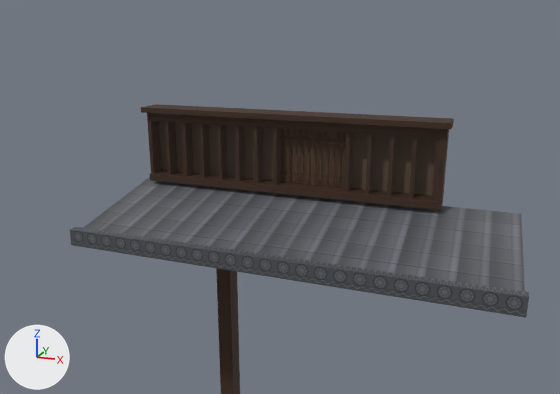
Before and after pictures for a commit that changed the Blender file blender/facade.blend.
Camera for both pictures: the file's camera 'PreviewCam'. Arrows for +X, +Y and +Z are at lower left; the lights stay in place. The older version comes first.

Objects in the first picture: 'FacadeBack', 'FacadeEaveTiles', 'FacadeFrame', 'FacadeLattice', 'FacadePost', 'FacadeRoof'.
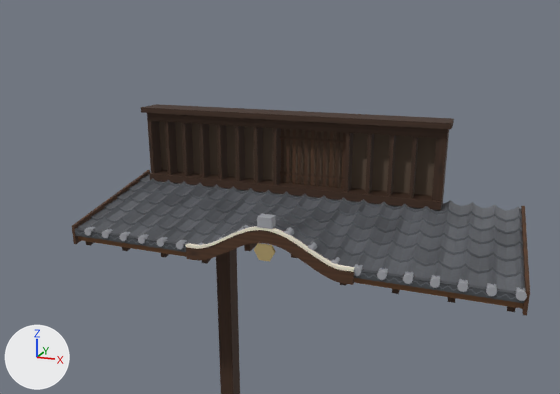
The change, as a diff of the scene's bpy script:
```diff
--- a/blender/facade.blend.py
+++ b/blender/facade.blend.py
@@ me_facaderafters @@
 me_facaderafters.from_pydata(...)  # 80 vertices, 60 faces; spans x -1.37..1.13, y -1.03..-0.25, z 2.35..2.55
 # used by ob_facaderafters; parent = ob_facade; location = (0.0, 0.0, 0.0)
+# me_facaderafters part 1
+for i in [*range(36, 40), *range(44, 48)]: me_facaderafters.vertices[i].co += Vector((0.0, 0.0, 0.12))
 me_facaderafters.materials.append(mat_facaderafter)
@@ me_facaderoof @@
 # used by ob_facaderoof; parent = ob_facade; location = (0.0, 0.0, 0.0)
-me_facaderoof.from_pydata(...)  # 8 vertices, 6 faces; spans x -1.4..1.16, y -1.06..-0.24, z 2.39..2.6
-me_facaderoof.materials.append(mat_facadetiles)  # picture img_facadetiles
+me_facaderoof.from_pydata(...)  # 294 vertices, 292 faces; spans x -1.4..1.16, y -1.06..-0.24, z 2.39..2.6
+# me_facaderoof part 2: 286 vertices added at x -1.4..1.16, y -1.06..-0.24, z 2.39..2.6
 me_facaderoof.materials.append(mat_facadesoffit)
@@ me_facadeeavetiles @@
 # used by ob_facadeeavetiles; parent = ob_facade; location = (0.0, 0.0, 0.0)
-me_facadeeavetiles.from_pydata(...)  # 8 vertices, 6 faces; spans x -1.41..1.17, y -1.11..-1.06, z 2.37..2.47
+me_facadeeavetiles.from_pydata(...)  # 164 vertices, 162 faces; spans x -1.4..1.16, y -1.08..-1.06, z 2.43..2.63
+# me_facadeeavetiles part 3: the whole mesh is rebuilt
 me_facadeeavetiles.materials.append(mat_facadeeavetiles)
@@ ob_facadeverge @@
+ob_facadeverge = bpy.data.objects.new('FacadeVerge', me_facadeverge)  # 16 vertices, 12 faces; spans x -1.41..1.17, y -1.08..-0.24, z 2.37..2.65; in mat_facaderafter (picture img_facaderafter)
+ob_facadeverge.parent = ob_facade
+ob_facadeverge.location = (0.0, 0.0, 0.0)
@@ ob_facadegegyo @@
+ob_facadegegyo = bpy.data.objects.new('FacadeGegyo', me_facadegegyo)  # 12 vertices, 12 faces; spans x -0.18..-0.06, y -1.118..-1.104, z 2.462..2.552; in mat_facadegegyo (yellow #ceb881)
+ob_facadegegyo.parent = ob_facade
+ob_facadegegyo.location = (0.0, 0.0, 0.0)
@@ ob_facadeonita @@
+ob_facadeonita = bpy.data.objects.new('FacadeOnita', me_facadeonita)  # a box spanning x -0.16..-0.08, y -1.112..-1.054, z 2.644..2.702; in mat_facaderoundends (grey #a2a4aa)
+ob_facadeonita.parent = ob_facade
+ob_facadeonita.location = (0.0, 0.0, 0.0)
@@ ob_facadegabletrim @@
+ob_facadegabletrim = bpy.data.objects.new('FacadeGableTrim', me_facadegabletrim)  # 148 vertices, 146 faces; spans x -0.6..0.36, y -1.11..-1.082, z 2.47..2.644; in mat_facadetrim (pale yellow #efe7d4)
+ob_facadegabletrim.parent = ob_facade
+ob_facadegabletrim.location = (0.0, 0.0, 0.0)
@@ ob_facadegable @@
+ob_facadegable = bpy.data.objects.new('FacadeGable', me_facadegable)  # 148 vertices, 146 faces; spans x -0.6..0.36, y -1.106..-1.084, z 2.397..2.632; in mat_facaderafter (picture img_facaderafter)
+ob_facadegable.parent = ob_facade
+ob_facadegable.location = (0.0, 0.0, 0.0)
@@ ob_facaderoundends @@
+ob_facaderoundends = bpy.data.objects.new('FacadeRoundEnds', me_facaderoundends)  # 400 vertices, 300 faces; spans x -1.32..1.16, y -1.09..-1.01, z 2.44..2.65; in mat_facaderoundends (grey #a2a4aa)
+ob_facaderoundends.parent = ob_facade
+ob_facaderoundends.location = (0.0, 0.0, 0.0)
@@ ob_facadetileroof @@
+ob_facadetileroof = bpy.data.objects.new('FacadeTileRoof', me_facadetileroof)  # 1377 vertices, 880 faces; spans x -1.4..1.16, y -1.06..-0.24, z 2.46..2.65; in mat_facadetilefaces (picture img_facadetilefaces)
+ob_facadetileroof.parent = ob_facade
+ob_facadetileroof.location = (0.0, 0.0, 0.0)
```

Changed parts and their boxes [x1, y1, x2, y2] in the pictures (560 x 394 px; the box of a moved part takes in the faces that stretch with it):
'FacadeRoof', reshaped (mostly hidden afterwards)
    before: [84, 177, 525, 292]
    after: [78, 189, 524, 309]
'FacadeTileRoof', added
    after: [77, 175, 525, 291]
'FacadeEaveTiles', reshaped (17% shorter)
    before: [70, 227, 529, 318]
    after: [75, 228, 525, 303]
'FacadeGable', added (brown)
    after: [186, 230, 354, 285]
'FacadeRoundEnds', added
    after: [84, 225, 527, 301]
'FacadeVerge', added
    after: [72, 170, 530, 316]
'FacadeGableTrim', added
    after: [186, 226, 355, 272]
'FacadeGegyo', added
    after: [254, 243, 276, 262]
'FacadeOnita', added
    after: [257, 214, 276, 229]
part 1 of me_facaderafters, moved or reshaped (not visible before)
    after: [244, 243, 297, 258]
part 2 of me_facaderoof, added (mostly hidden)
    after: [78, 189, 524, 309]
